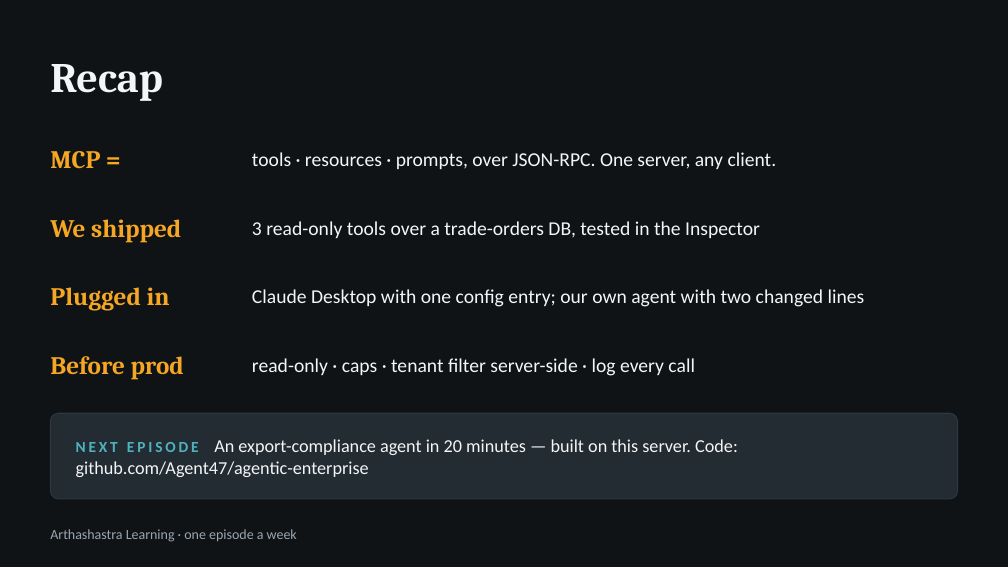
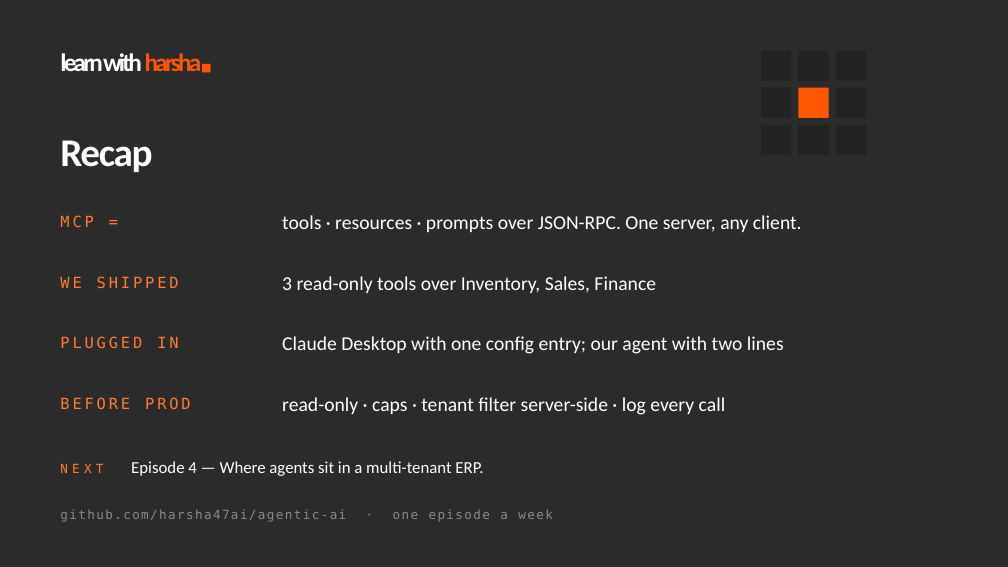
Before and after one commit to harsha47ai/agentic-ai, a slide deck: slide 13 of episodes/03-first-mcp-server/slides/ep03-first-mcp-server.pptx. Drawn at 1008x567 pixels with LibreOffice and Linux fonts; fonts in the diff are those of the drawing; background and template pictures are left out; a plain dark background stands for a picture behind light text. Boxes give left, top, right and bottom in pixels: in the first picture for what was removed or moved away, otherwise in the second. Text is boxed around its words. In the diff, an @@ line names an element or a change of style, - is before the commit and + after.

Commit message:
Decks for Ep 1–3 in the 'learn with harsha' design; brand theme

```diff
--- a/episodes/03-first-mcp-server/slides/ep03-first-mcp-server.pptx
+++ b/episodes/03-first-mcp-server/slides/ep03-first-mcp-server.pptx
@@ background #0F1316 to picture (left out) @@
@@ text added at (60,53,202,71), 18 pt, text #FFFFFF, bold @@
+learn with harsha■
@@ rectangle added at (761,50,791,81), fill #222222 @@
@@ rectangle added at (798,50,829,81), fill #222222 @@
@@ rectangle added at (836,50,866,81), fill #222222 @@
@@ rectangle added at (761,88,791,118), fill #222222 @@
@@ rectangle added at (798,88,829,118), fill #FF5700 @@
@@ rectangle added at (836,88,866,118), fill #222222 @@
@@ text "Recap": place and size @@
-text "Recap" at (50,64,163,101)
+text "Recap" at (60,140,152,172)
@@ text "Recap" at (60,140,152,172): size 30 to 28 pt, font Cambria to Calibri, text colour #F3F5F7 to #FFFFFF, letter spacing 0 to -1 pt @@
@@ rectangle added at (761,125,791,155), fill #222222 @@
@@ rectangle added at (798,125,829,155), fill #222222 @@
@@ rectangle added at (836,125,866,155), fill #222222 @@
@@ text "MCP =": place and size @@
-text "MCP =" at (50,151,100,169)
+text "MCP =" at (60,215,93,227)
@@ text "MCP =" at (60,215,93,227): size 18 to 11 pt, font Cambria to DejaVu Sans Mono, text colour #F5A623 to #FF7A33, letter spacing 0 to 2 pt, bold off @@
@@ text at (282,215,802,232): text changed; text colour #F3F5F7 to #FFFFFF @@
-tools · resources · prompts, over JSON-RPC. One server, any client.
+tools · resources · prompts over JSON-RPC. One server, any client.
@@ text at (60,276,179,288): text changed; size 18 to 11 pt; font Cambria to DejaVu Sans Mono; text colour #F5A623 to #FF7A33; bold off @@
-We shipped
+WE SHIPPED
@@ text at (282,276,656,293): text changed; text colour #F3F5F7 to #FFFFFF @@
-3 read-only tools over a trade-orders DB, tested in the Inspector
+3 read-only tools over Inventory, Sales, Finance
@@ text at (60,336,178,348): text changed; size 18 to 11 pt; font Cambria to DejaVu Sans Mono; text colour #F5A623 to #FF7A33; bold off @@
-Plugged in
+PLUGGED IN
@@ text at (282,336,784,354): text changed; text colour #F3F5F7 to #FFFFFF @@
-Claude Desktop with one config entry; our own agent with two changed lines
+Claude Desktop with one config entry; our agent with two lines
@@ text "read-only · caps · tenant ...": place and size @@
-text "read-only · caps · tenant ..." at (252,358,695,376)
+text "read-only · caps · tenant ..." at (282,397,726,415)
@@ text "read-only · caps · tenant ..." at (282,397,726,415): text colour #F3F5F7 to #FFFFFF @@
@@ rounded rectangle removed at (50,413,958,499) @@
@@ text at (60,397,191,409): text changed; size 18 to 11 pt; font Cambria to DejaVu Sans Mono; text colour #F5A623 to #FF7A33; bold off @@
-Before prod
+BEFORE PROD
@@ text removed at (76,439,738,477) @@
-NEXT EPISODE An export-compliance agent in 20 minutes — built on this server. Code: github.com/Agent47/agentic-enterprise
@@ text added at (60,461,483,476), 12 pt, text #FFFFFF @@
+NEXT Episode 4 — Where agents sit in a multi-tenant ERP.
@@ text at (60,509,553,522): text changed; size 10 to 9 pt; font Calibri to DejaVu Sans Mono; text colour #9AA6B2 to #8A8A8A @@
-Arthashastra Learning · one episode a week
+github.com/harsha47ai/agentic-ai · one episode a week
```
Also in this commit, not shown: 9 other slides changed, 3 slides added, 3 slides removed, 10 other files.
